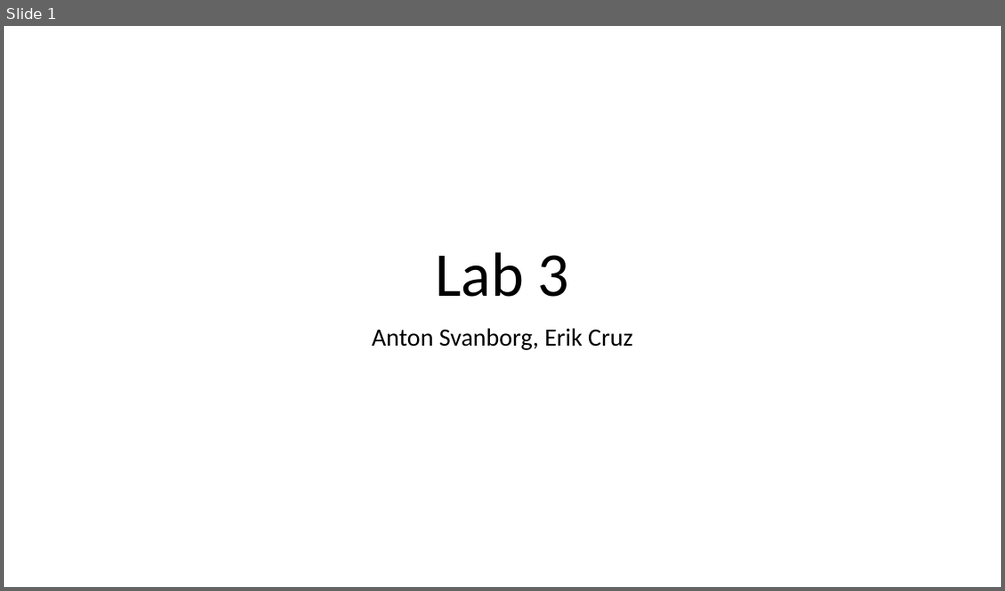
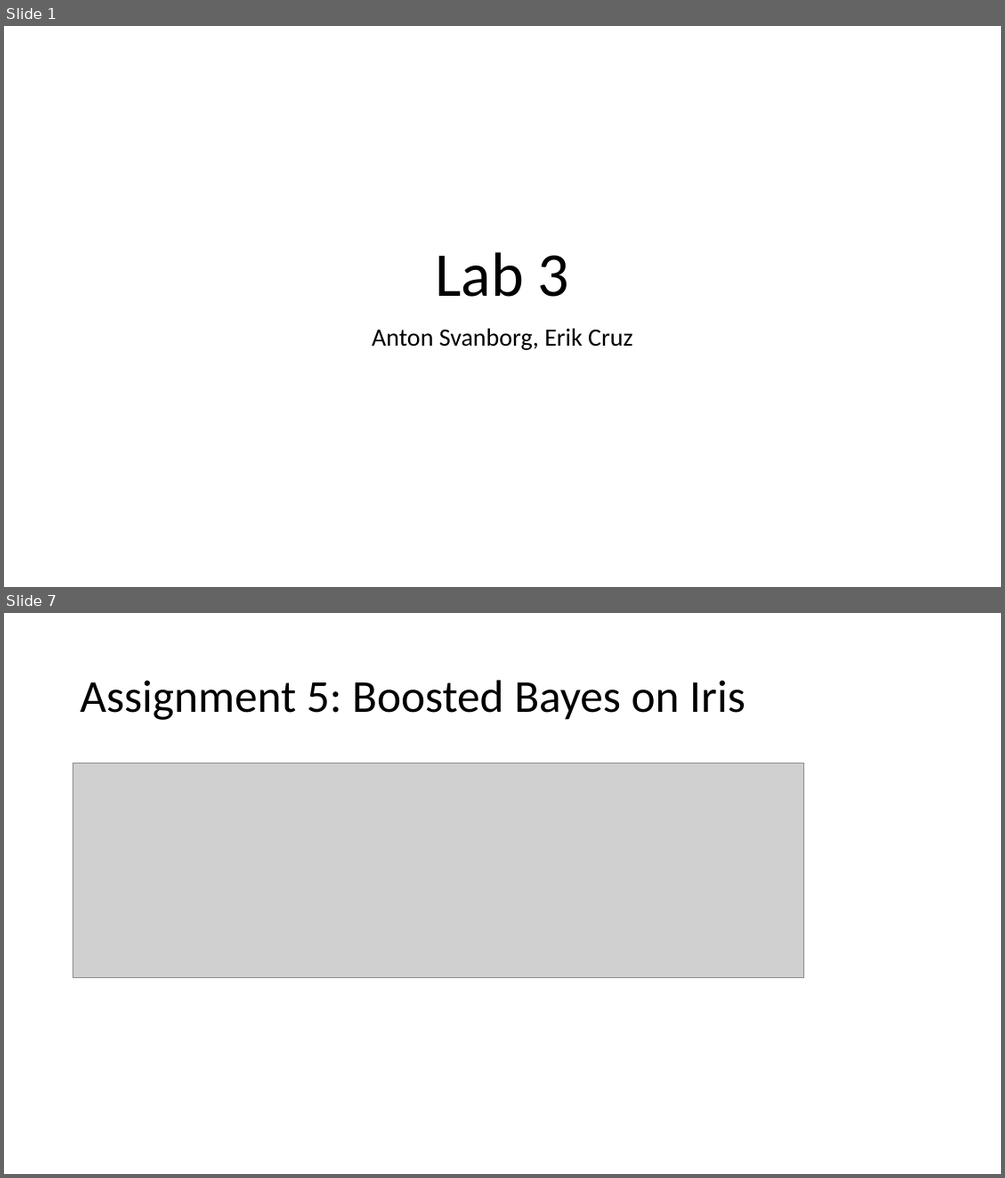
Before and after one commit to a-svanborg/ML-Bayes-Boosting, a slide deck: Presentation.pptx. Shown one above the other, each under a label of ours: slide 1 before the commit, slides 1 and 7 after it; the slides between them are not shown. The pictures are 1005x591 and 1005x1178 pixels, drawn with LibreOffice and Linux fonts; fonts in the diff are those of the drawing; grey boxes stand for pictures. Boxes give left, top, right and bottom in pixels: in the first picture for what was removed or moved away, otherwise in the second. Text is boxed around its words. In the diff, an @@ line names an element or a change of style, - is before the commit and + after.

```diff
--- a/Presentation.pptx
+++ b/Presentation.pptx
@@ slide 7 added at [4, 613, 1001, 1174], background #FFFFFF @@
@@ title added at [80, 680, 745, 720], 44 pt, text #000000 @@
+Assignment 5: Boosted Bayes on Iris
@@ picture added at [73, 763, 805, 977] @@
```
Also in this commit, not shown: 13 other slides added, 3 other files.
